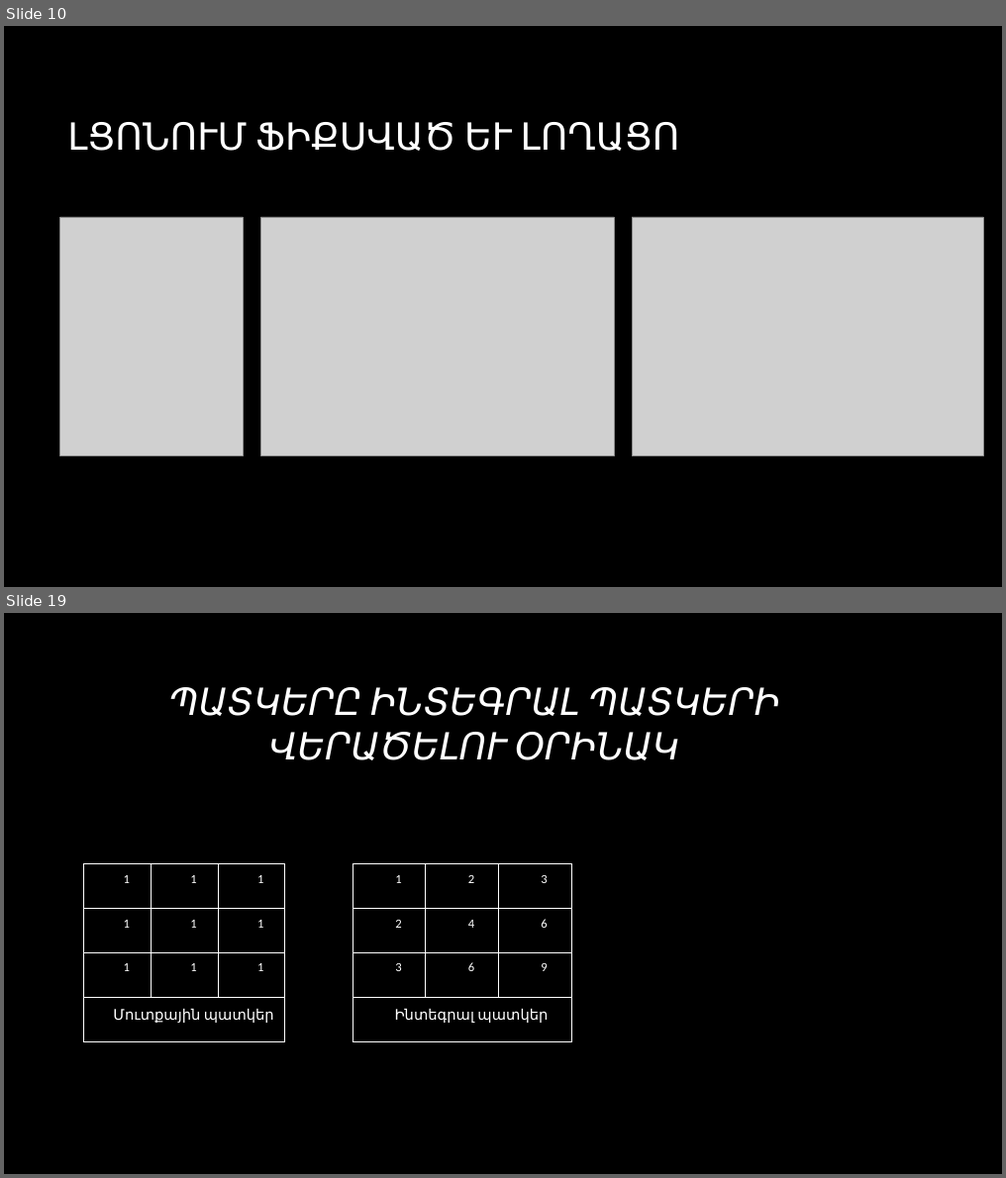
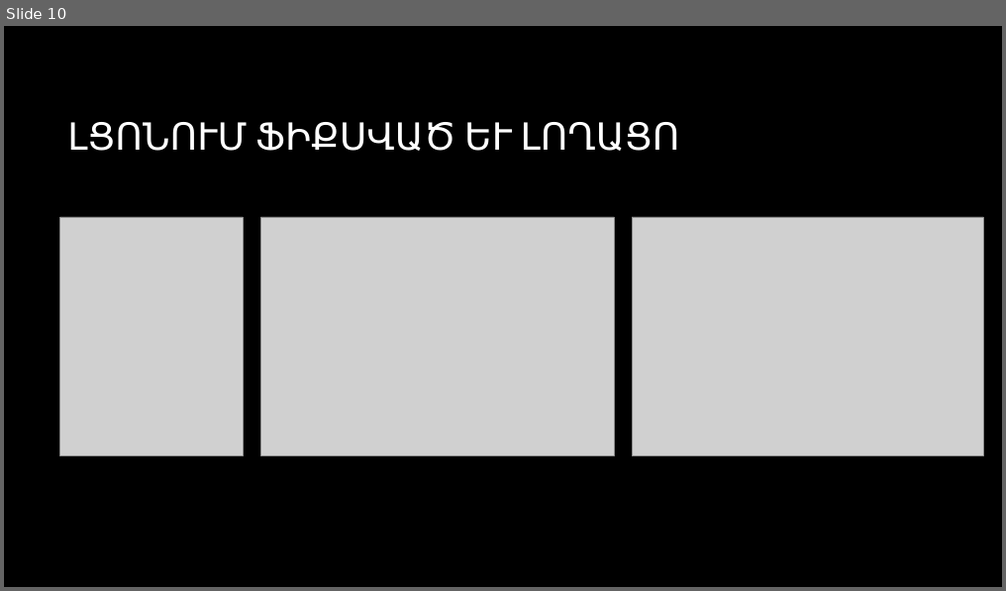
Before and after one commit to CGevorg/OpenKrypton, a slide deck: presentation/Presentation.pptx. Shown one above the other, each under a label of ours: slides 10 and 19 before the commit, slide 10 after it; the slides between them are not shown. The pictures are 1006x1178 and 1006x591 pixels, drawn with LibreOffice and Linux fonts; fonts in the diff are those of the drawing; grey boxes stand for pictures; background and template pictures are left out. Boxes give left, top, right and bottom in pixels: in the first picture for what was removed or moved away, otherwise in the second. Text is boxed around its words. In the diff, an @@ line names an element or a change of style, - is before the commit and + after.

```diff
--- a/presentation/Presentation.pptx
+++ b/presentation/Presentation.pptx
@@ slide 19 removed at (x1=4, y1=613, x2=1002, y2=1174), background picture (left out) @@
@@ title removed at (x1=169, y1=687, x2=779, y2=761) @@
-ՊԱՏԿԵՐԸ ԻՆՏԵԳՐԱԼ ՊԱՏԿԵՐԻ ՎԵՐԱԾԵԼՈՒ ՕՐԻՆԱԿ
@@ table removed at (x1=83, y1=863, x2=285, y2=1042), 4 rows, 3 columns @@
-1 | 1 | 1
-1 | 1 | 1
-1 | 1 | 1
-Մուտքային պատկեր |  | 
@@ table removed at (x1=352, y1=863, x2=570, y2=1042), 4 rows, 3 columns @@
-1 | 2 | 3
-2 | 4 | 6
-3 | 6 | 9
-Ինտեգրալ պատկեր |  | 
```
Also in this commit, not shown: 8 slides changed, 2 slides added, 7 other slides removed.
